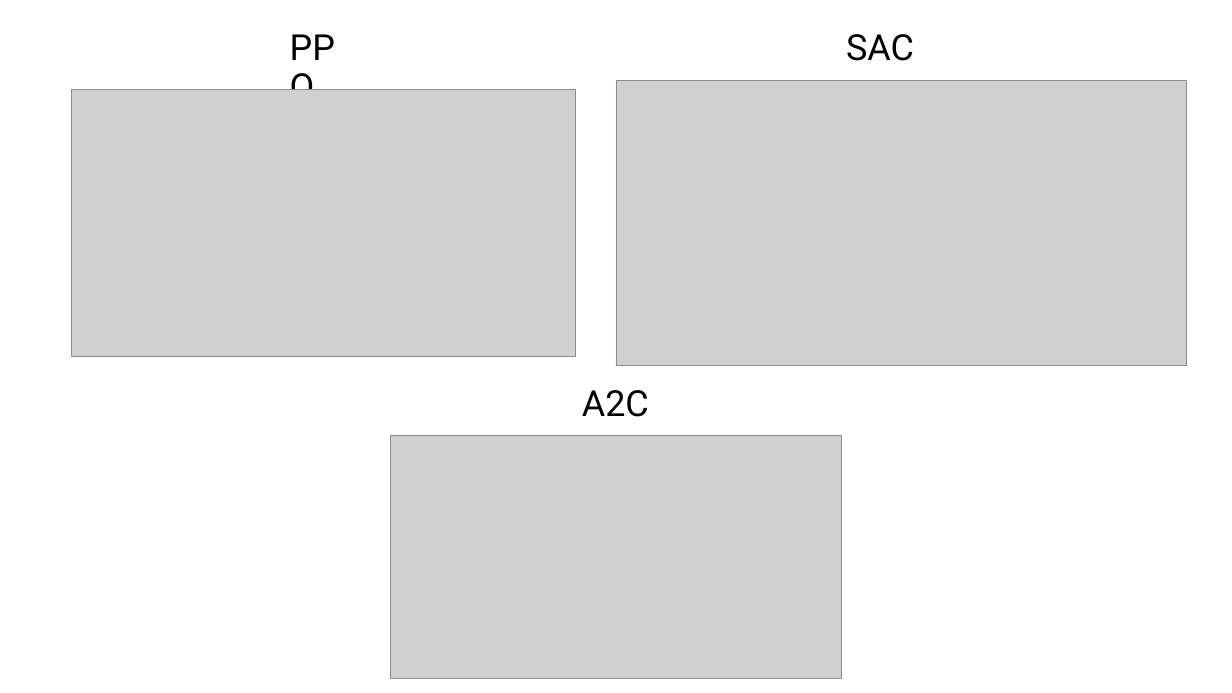
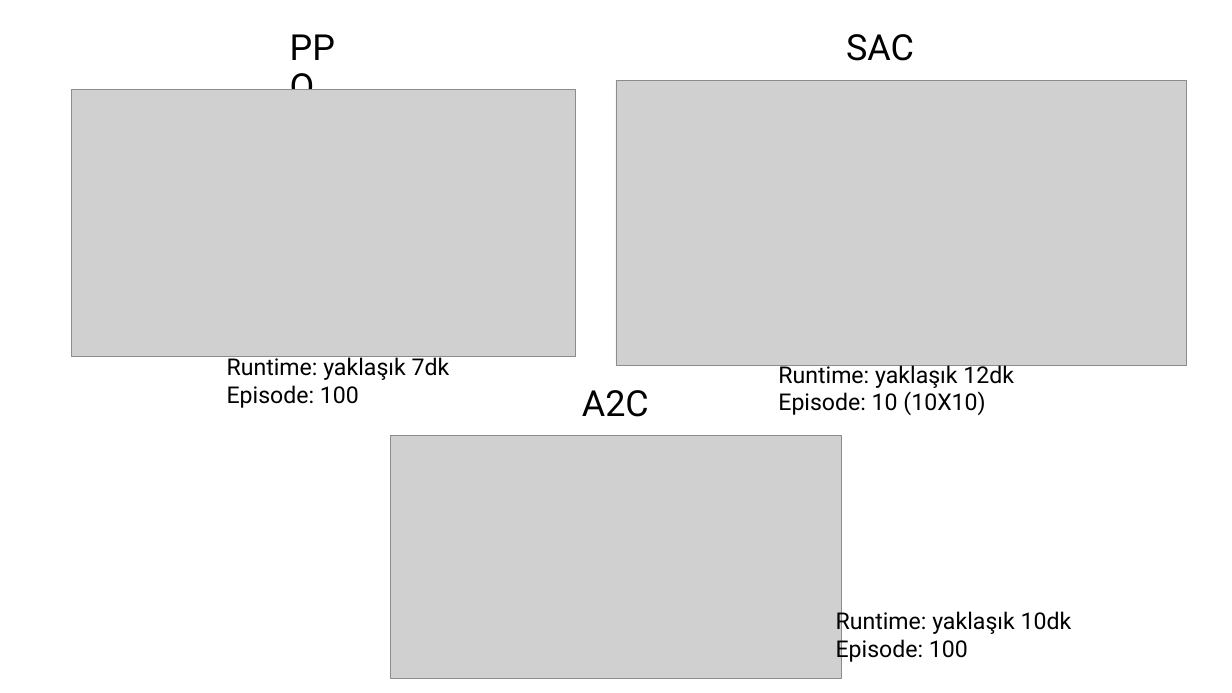
Before and after one commit to emrebasaranCE/robotik-proje, a slide deck: slide 27 of sunum.pptx. Drawn at 1232x693 pixels with LibreOffice and Linux fonts; fonts in the diff are those of the drawing; grey boxes stand for pictures. Boxes give left, top, right and bottom in pixels: in the first picture for what was removed or moved away, otherwise in the second. Text is boxed around its words. In the diff, an @@ line names an element or a change of style, - is before the commit and + after.

```diff
--- a/sunum.pptx
+++ b/sunum.pptx
@@ text added at (227,354,450,408), 18 pt, text #000000 @@
+Runtime: yaklaşık 7dk
+Episode: 100
@@ text added at (778,362,1014,415), 18 pt, text #000000 @@
+Runtime: yaklaşık 12dk
+Episode: 10 (10X10)
@@ text added at (836,608,1072,662), 18 pt, text #000000 @@
+Runtime: yaklaşık 10dk
+Episode: 100
```
Also in this commit, not shown: 1 other slide changed.
